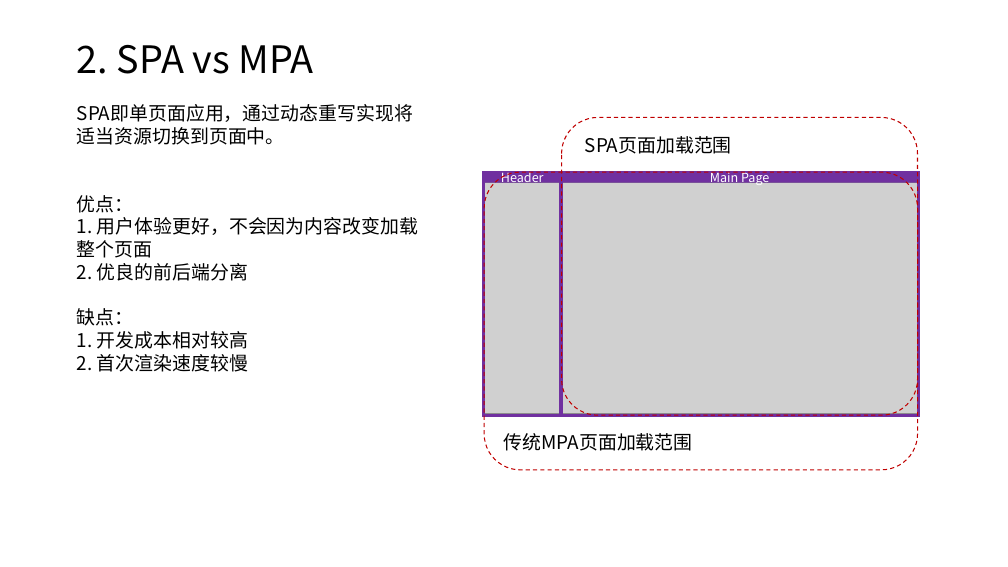
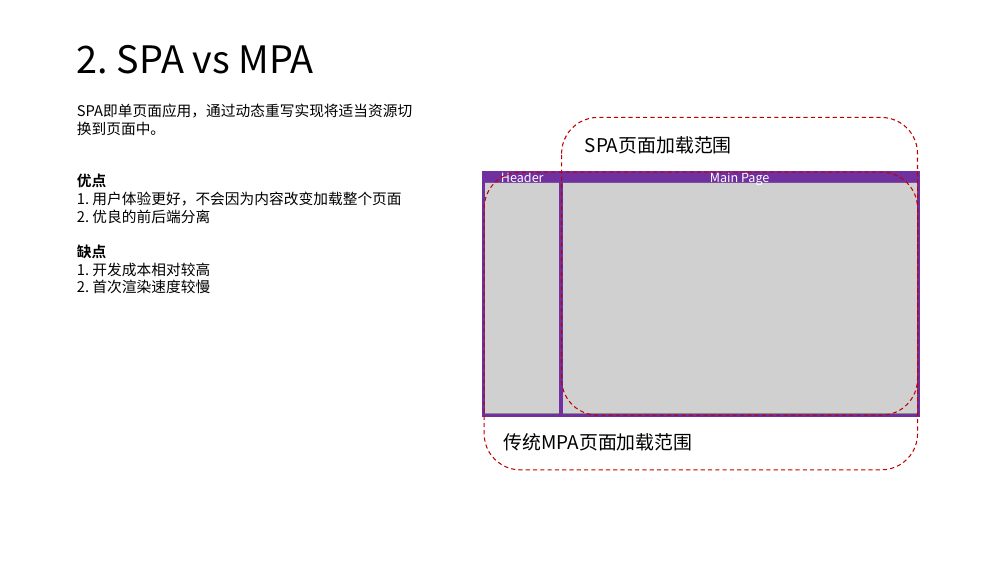
Before and after one commit to yuechengu/VirtualGame, a slide deck: slide 4 of docs/frontend.pptx. Drawn at 1008x567 pixels with LibreOffice and Linux fonts; fonts in the diff are those of the drawing; grey boxes stand for pictures. Boxes give left, top, right and bottom in pixels: in the first picture for what was removed or moved away, otherwise in the second. Text is boxed around its words. In the diff, an @@ line names an element or a change of style, - is before the commit and + after.

```diff
--- a/docs/frontend.pptx
+++ b/docs/frontend.pptx
@@ text at box(77, 103, 412, 293): size 18 to 14 pt @@
@@ text at box(77, 173, 106, 188): text changed; size 18 to 14 pt; bold on @@
-优点：
+优点
@@ text at box(77, 244, 106, 258): text changed; size 18 to 14 pt; bold on @@
-缺点：
+缺点
```
Also in this commit, not shown: 8 other slides changed, 3 slides added, 1 slide removed, 18 other files.
